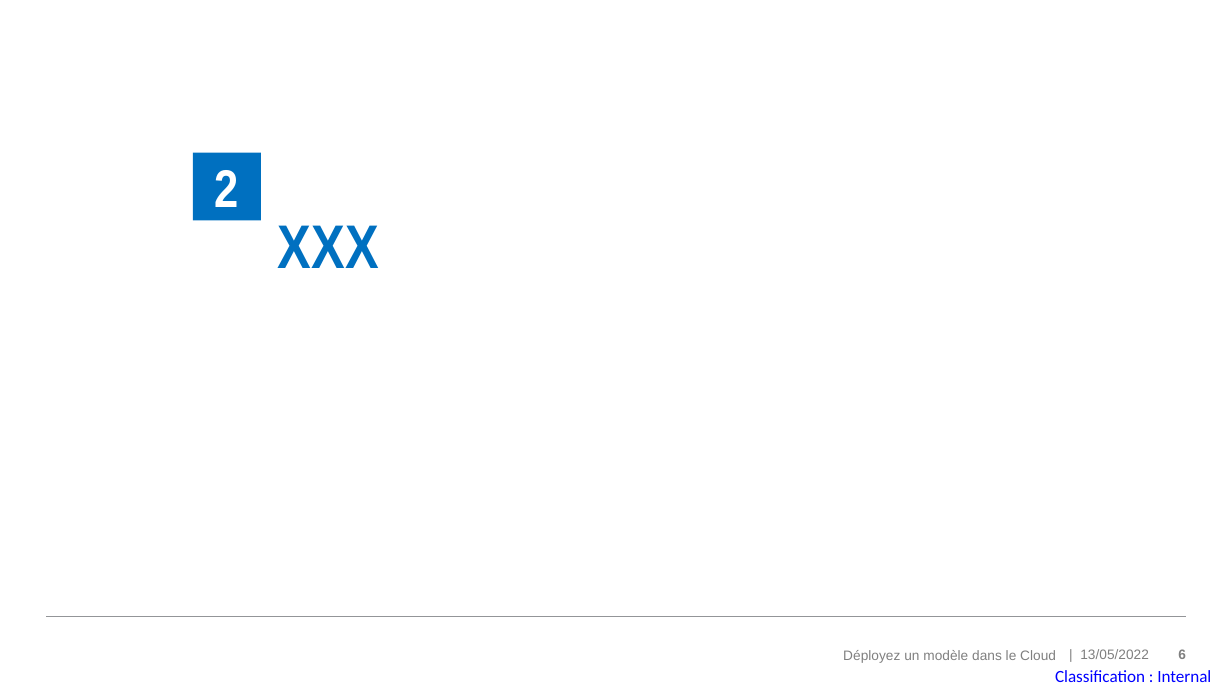
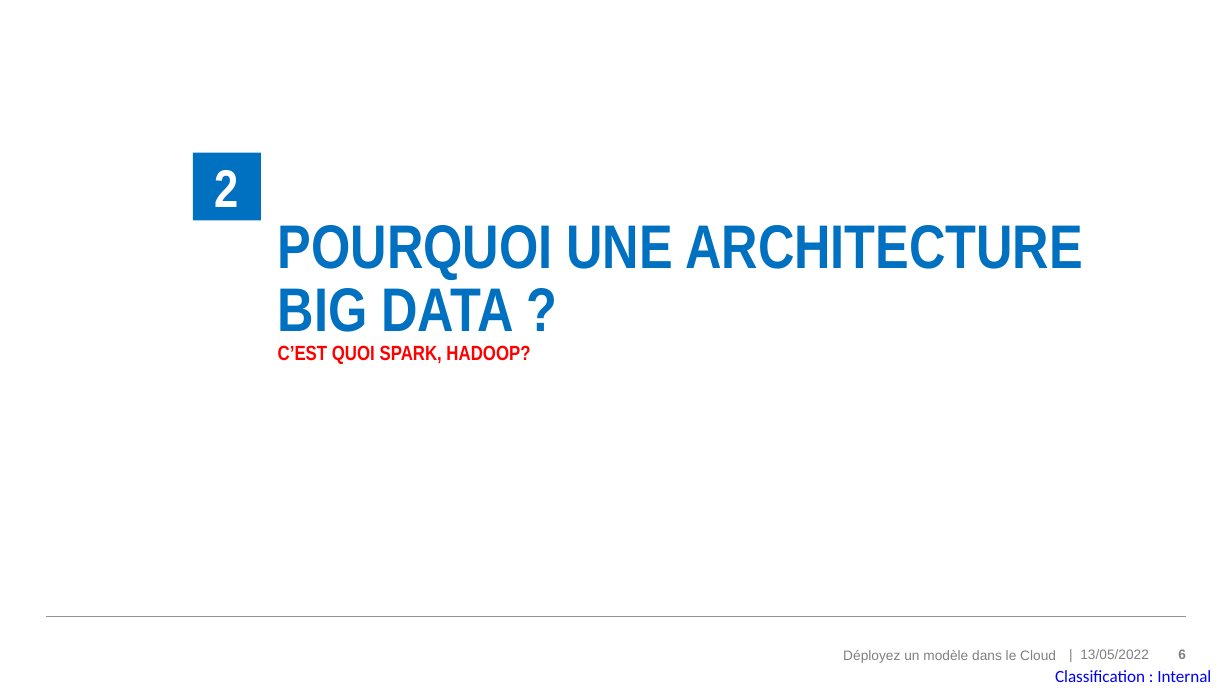
Before and after one commit to MadesLaurence/OpenClassrooms-Fruits-Project-8-, a slide deck: slide 6 of P8_10_support.pptx. Drawn at 1232x693 pixels with LibreOffice and Linux fonts; fonts in the diff are those of the drawing. Boxes give left, top, right and bottom in pixels: in the first picture for what was removed or moved away, otherwise in the second. Text is boxed around its words. In the diff, an @@ line names an element or a change of style, - is before the commit and + after.

```diff
--- a/P8_10_support.pptx
+++ b/P8_10_support.pptx
@@ title at <box>278,225,1083,364</box>: text changed @@
-XXX
+POURQUOI UNE ARCHITECTURE BIG DATA ?
+C’EST QUOI SPARK, HADOOP?
```
Also in this commit, not shown: 6 other slides changed, 3 slides added, 3 slides removed, 1 other file.
